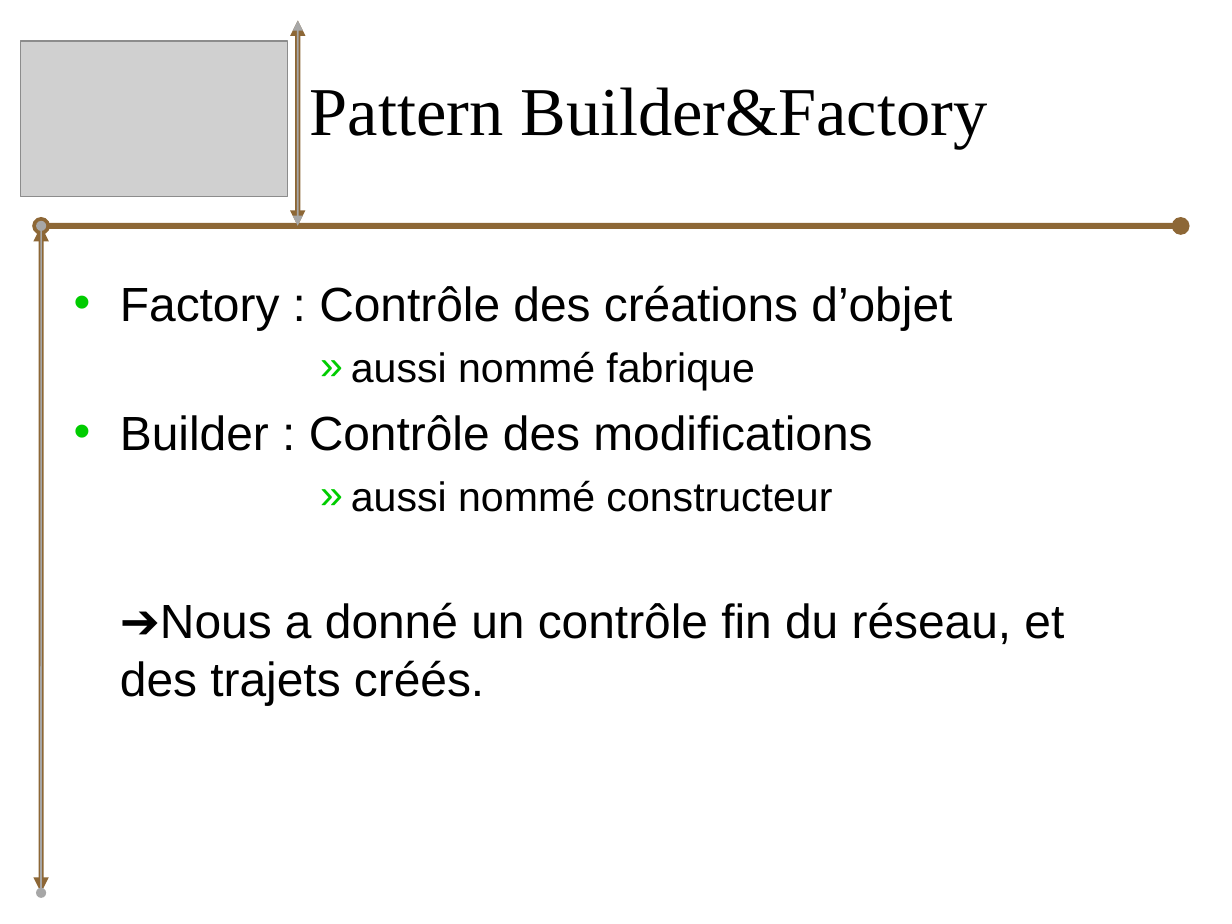
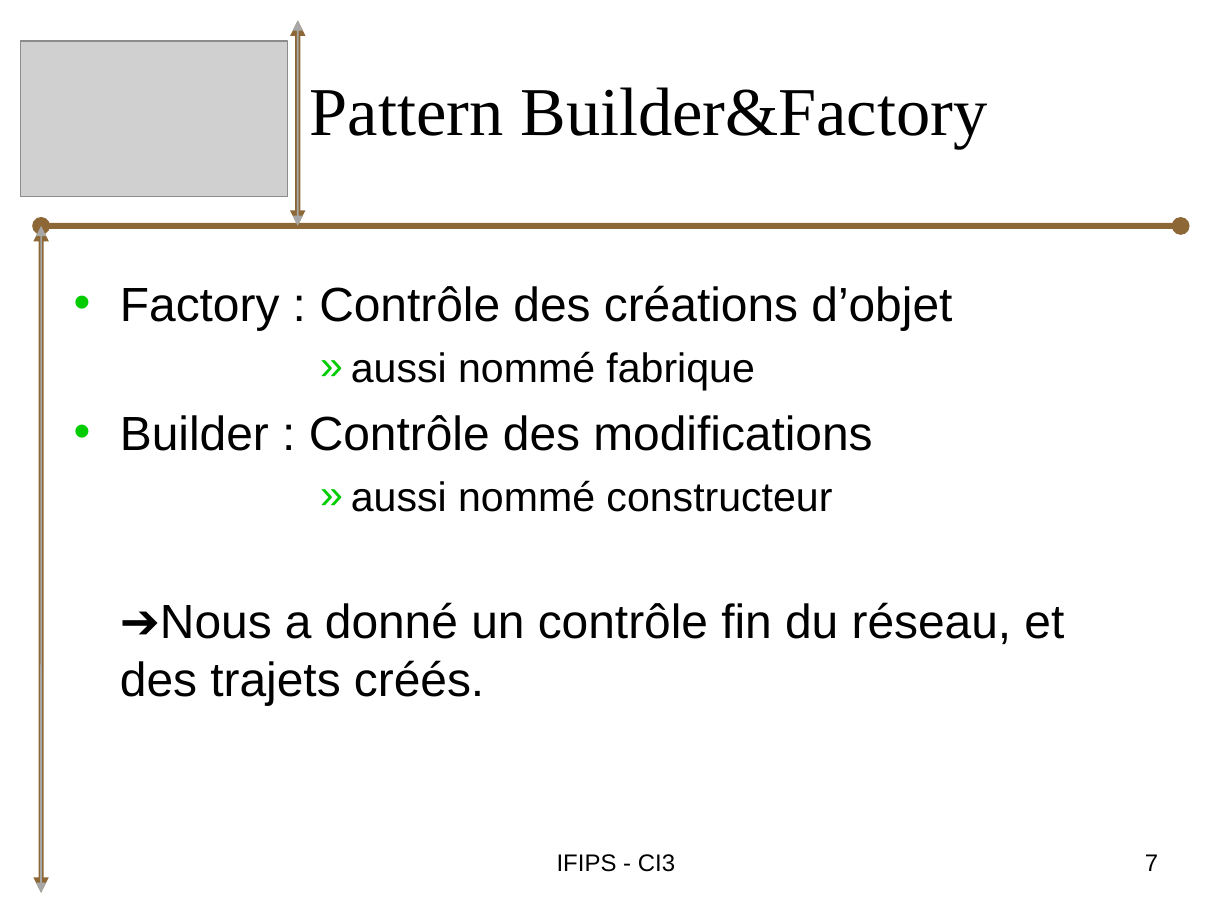
Before and after one commit to bryan-brancotte/projetgl-2008, a slide deck: slide 7 of doc/Soutenance/iGo_Presentation.ppt. Drawn at 1232x924 pixels with LibreOffice and Linux fonts; fonts in the diff are those of the drawing; grey boxes stand for pictures. Boxes give left, top, right and bottom in pixels: in the first picture for what was removed or moved away, otherwise in the second. Text is boxed around its words. In the diff, an @@ line names an element or a change of style, - is before the commit and + after.

```diff
--- a/doc/Soutenance/iGo_Presentation.ppt
+++ b/doc/Soutenance/iGo_Presentation.ppt
@@ double arrow (41, 893) - (41, 225): arrowheads changed @@
@@ text added at (557,854,675,872), 14 pt, text #000000 @@
+IFIPS - CI3
@@ page number added at (1145,854,1158,871), 14 pt, text #000000 @@
+7
```
Also in this commit, not shown: 28 other slides changed, 2 slides added, 1 slide removed, 3 other files.
